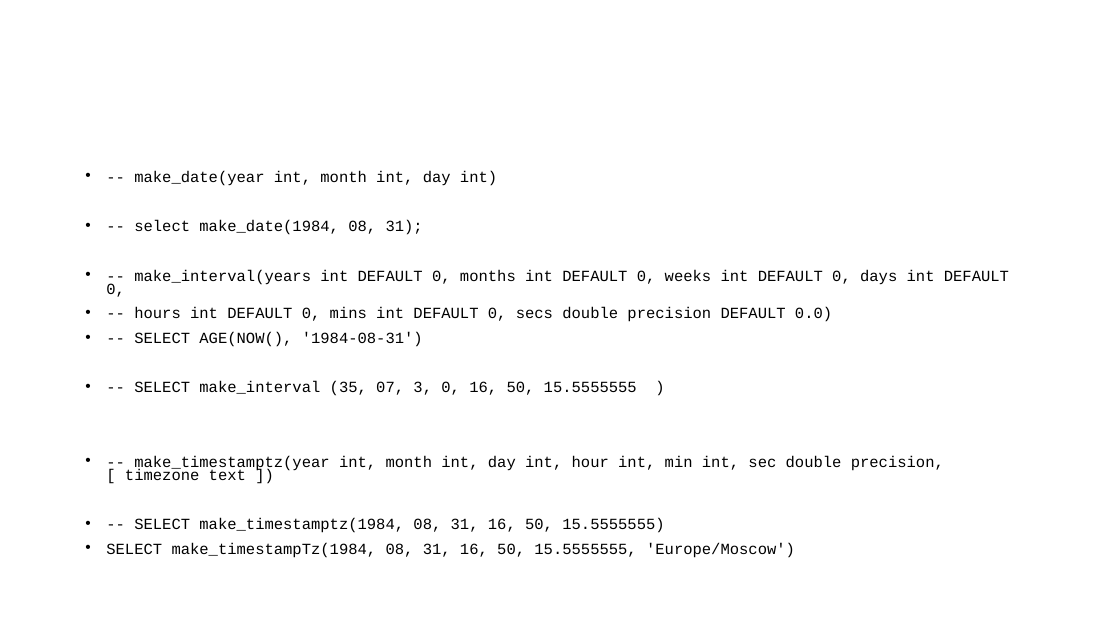
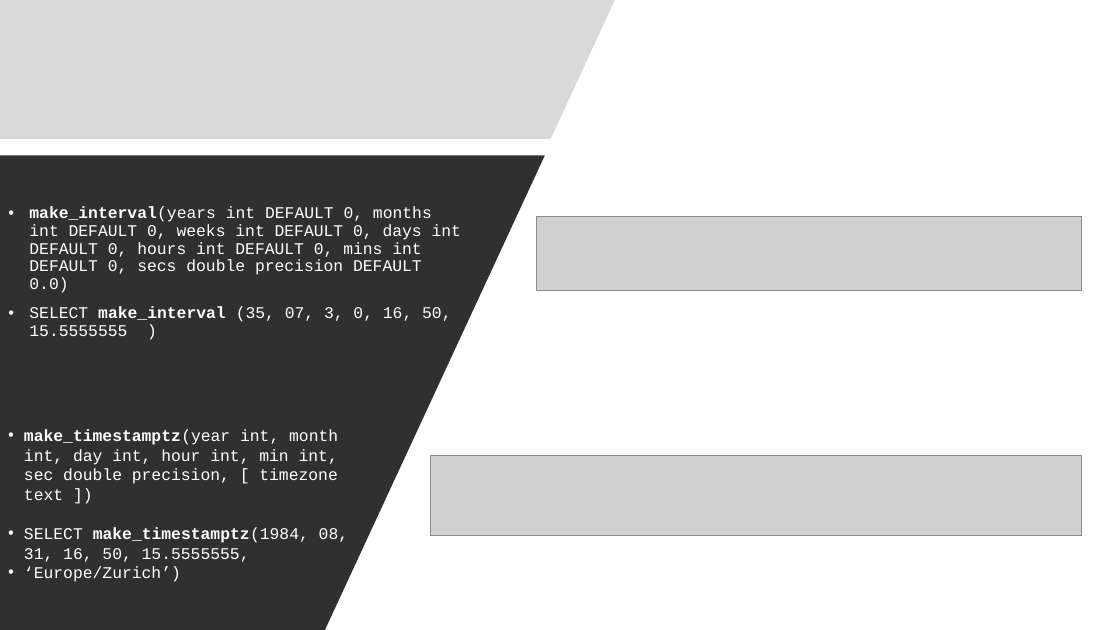
Before and after one commit to VadimAcosta/timestamps_and_intervals, a slide deck: slide 21 of times_and_dates.pptx (slide 6 before the commit). Drawn at 1120x630 pixels with LibreOffice and Linux fonts; fonts in the diff are those of the drawing; grey boxes stand for pictures. Boxes give left, top, right and bottom in pixels: in the first picture for what was removed or moved away, otherwise in the second. Text is boxed around its words. In the diff, an @@ line names an element or a change of style, - is before the commit and + after.

```diff
--- a/times_and_dates.pptx
+++ b/times_and_dates.pptx
@@ freeform shape added at [0, 0, 615, 139], fill #D9D9D9 @@
@@ freeform shape added at [0, 155, 545, 630], fill #303030 @@
@@ text "make_interval(years int DEFAULT 0, months ..." at [29, 206, 461, 336]: vertical alignment top to middle @@
@@ text at [29, 206, 461, 336]: text changed; size 13.3 to 14 pt; text colour #000000 to #FFFFFF @@
-• -- make_date(year int, month int, day int)
-• -- select make_date(1984, 08, 31);
-• -- make_interval(years int DEFAULT 0, months int DEFAULT 0, weeks int DEFAULT 0, days int DEFAULT 0,
-• -- hours int DEFAULT 0, mins int DEFAULT 0, secs double precision DEFAULT 0.0)
-• -- SELECT AGE(NOW(), '1984-08-31')
-• -- SELECT make_interval (35, 07, 3, 0, 16, 50, 15.5555555 )
-• -- make_timestamptz(year int, month int, day int, hour int, min int, sec double precision, [ timezone text ])
-• -- SELECT make_timestamptz(1984, 08, 31, 16, 50, 15.5555555)
-• SELECT make_timestampTz(1984, 08, 31, 16, 50, 15.5555555, 'Europe/Moscow')
+• make_interval(years int DEFAULT 0, months int DEFAULT 0, weeks int DEFAULT 0, days int DEFAULT 0, hours int DEFAULT 0, mins int DEFAULT 0, secs double precision DEFAULT 0.0)
+• SELECT make_interval (35, 07, 3, 0, 16, 50, 15.5555555 )
@@ picture added at [537, 216, 1082, 290] @@
@@ text added at [24, 429, 348, 582], 14 pt, text #FFFFFF @@
+• make_timestamptz(year int, month int, day int, hour int, min int, sec double precision, [ timezone text ])
+• SELECT make_timestamptz(1984, 08, 31, 16, 50, 15.5555555,
+• ‘Europe/Zurich’)
@@ picture added at [430, 455, 1081, 535] @@
```
Also in this commit, not shown: 23 other slides changed, 14 slides added, 9 slides removed.
